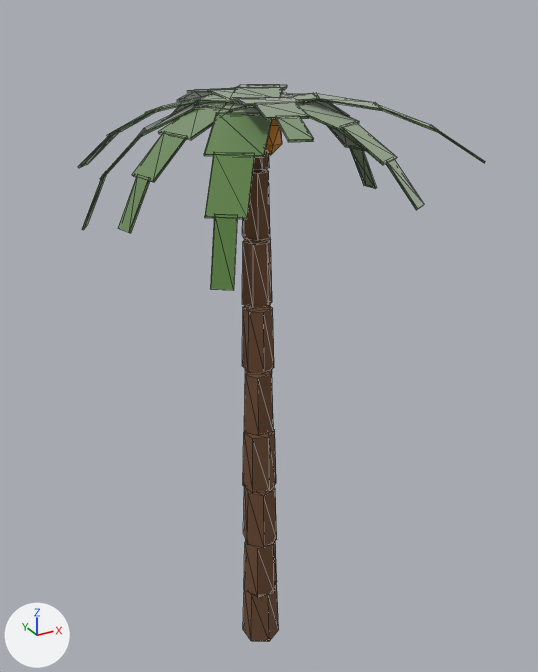
The glTF model assets/nature/palm_b.glb as it was, and as the next commit left it.
Rendered twice from a 50 mm camera at (-7.37, -13.62, 13.13) aimed at (0.09, -0.06, 6.34). Every picture has the same lights, and +X, +Y and +Z are marked at lower left. The first picture is the older version. Mesh edges are drawn as thin lines. Vertices at exactly the same position are counted once.

Objects in the first picture: 'Palm'.
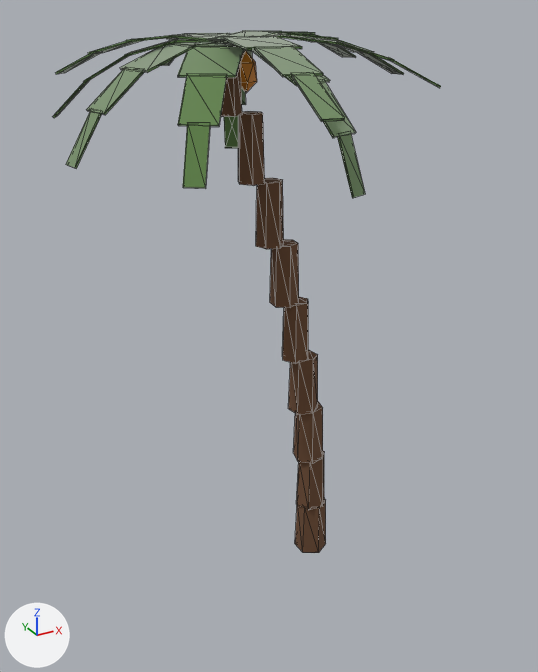
Pixel boxes (x1, y1, x2, y2) of what changed, in the pictures (538 x 672 px; the box of a moved part takes in the faces that stretch with it):
'Palm', reshaped (6% shorter)
    before: (78, 85, 485, 642)
    after: (53, 30, 441, 553)
part 1 of me_palm, moved or reshaped
    before: (243, 585, 279, 642)
    after: (295, 499, 326, 553)
part 2 of me_palm, moved or reshaped
    before: (244, 540, 277, 598)
    after: (296, 451, 324, 510)
part 3 of me_palm, moved or reshaped
    before: (243, 486, 277, 547)
    after: (293, 402, 323, 464)
part 4 of me_palm, moved or reshaped
    before: (243, 429, 276, 492)
    after: (288, 350, 318, 415)
part 5 of me_palm, moved or reshaped
    before: (244, 368, 273, 435)
    after: (282, 297, 308, 364)
part 6 of me_palm, moved or reshaped
    before: (242, 305, 274, 372)
    after: (270, 239, 299, 308)
part 7 of me_palm, moved or reshaped
    before: (242, 238, 272, 307)
    after: (256, 178, 284, 249)
part 8 of me_palm, moved or reshaped
    before: (242, 169, 270, 239)
    after: (238, 111, 264, 186)
part 9 of me_palm, moved or reshaped (mostly hidden before)
    before: (253, 150, 269, 169)
    after: (221, 64, 242, 116)
part 10 of me_palm, moved or reshaped (not visible afterwards)
    before: (265, 119, 282, 155)
part 11 of me_palm, moved or reshaped (not visible before)
    after: (240, 51, 257, 92)
part 12 of me_palm, moved or reshaped
    before: (78, 85, 485, 290)
    after: (53, 30, 441, 198)

The change, as a list of edits to the scene's bpy script:
```text
Change me_palm:
    used by ob_palm; location = (0.0, 0.0, 0.0)
    remove me_palm.from_pydata(...)  # 496 vertices, 768 faces; spans x -3.63..3.63, y -4.0..4.0, z 0.0..11.68
    add me_palm.from_pydata(...)  # 496 vertices, 768 faces; spans x -4.02..4.02, y -4.18..4.18, z 0.0..12.71
    me_palm part 1: the loose piece of 12 vertices spanning x -1.59..-0.88, y -2.48..-1.66, z 0.0..1.31 is scaled about its middle by (1, 1, 1.09), then moved by (2.59, 2.02, 0.06)
    me_palm part 2: the loose piece of 12 vertices spanning x -1.61..-0.83, y -2.41..-1.68, z 1.28..2.58 is scaled about its middle by (1, 1, 1.09), then moved by (2.54, 2.0, 0.17)
    me_palm part 3: the loose piece of 12 vertices spanning x -1.55..-0.82, y -2.34..-1.6, z 2.56..3.86 is scaled about its middle by (1, 1, 1.09), then moved by (2.42, 1.95, 0.29)
    me_palm part 4: the loose piece of 12 vertices spanning x -1.46..-0.78, y -2.2..-1.48, z 3.84..5.14 is scaled about its middle by (1, 1, 1.09), then moved by (2.2, 1.86, 0.4)
    me_palm part 5: the loose piece of 12 vertices spanning x -1.38..-0.68, y -1.97..-1.36, z 5.12..6.42 is scaled about its middle by (1, 1, 1.09), then moved by (1.91, 1.74, 0.52)
    me_palm part 6: the loose piece of 12 vertices spanning x -1.22..-0.62, y -1.76..-1.1, z 6.4..7.7 is scaled about its middle by (1, 1, 1.09), then moved by (1.53, 1.59, 0.63)
    me_palm part 7: the loose piece of 12 vertices spanning x -1.09..-0.47, y -1.45..-0.85, z 7.68..8.98 is scaled about its middle by (1, 1, 1.09), then moved by (1.06, 1.4, 0.75)
    me_palm part 8: the loose piece of 12 vertices spanning x -0.91..-0.32, y -1.1..-0.54, z 8.96..10.26 is scaled about its middle by (1, 1, 1.09), then moved by (0.51, 1.18, 0.87)
    me_palm part 9: the loose piece of 12 vertices spanning x -0.69..-0.18, y -0.72..-0.15, z 10.24..11.54 is scaled about its middle by (1, 1, 1.09), then moved by (-0.12, 0.92, 0.98)
    me_palm part 10: the loose piece of 12 vertices spanning x -0.51..-0.06, y -1.02..-0.59, z 10.53..11.33 is moved by (-0.35, 1.68, 1.04)
    me_palm part 11: the loose piece of 12 vertices spanning x -1.05..-0.61, y -0.62..-0.2, z 10.53..11.33 is moved by (0.67, 0.86, 1.04)
    me_palm part 12: 352 of 496 vertices moved; they spanned x -3.63..3.63, y -4.0..4.0, z 8.92..11.68 and now span x -4.02..4.02, y -4.18..4.18, z 9.88..12.71; mean shift (-0.08, 0.83, 1.07); largest move (2.7, 0.16, 9.46) -> (3.99, 1.07, 11.78)
    other edits to the shape of me_palm do not show in these pictures
```
